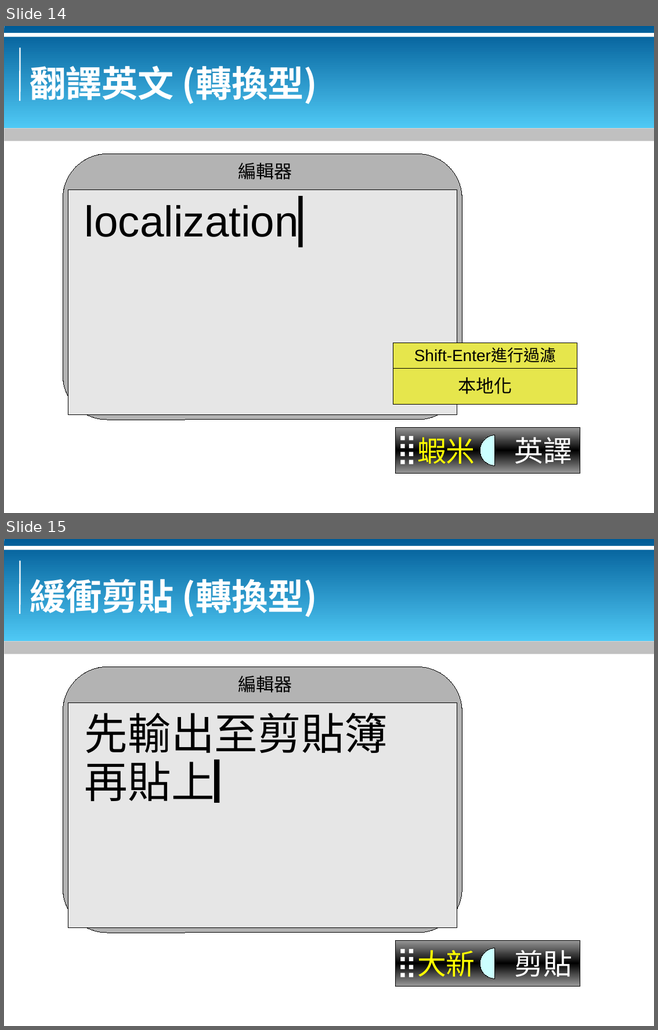
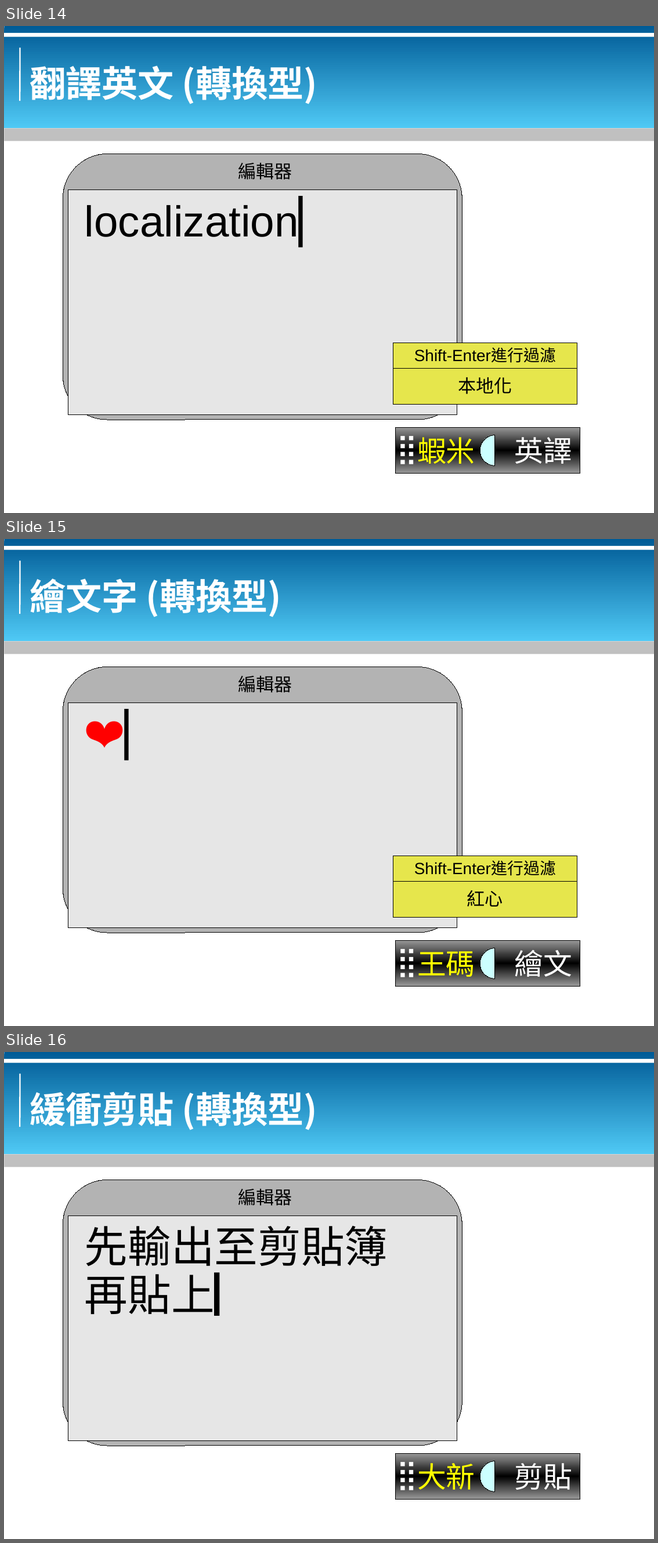
Before and after one commit to bluebat/.presentations, a slide deck: concept-of-output-filters-for-input-method.odp. Shown one above the other, each under a label of ours: slides 14 and 15 before the commit, slides 14, 15 and 16 after it. The pictures are 658x1030 and 658x1543 pixels, drawn with LibreOffice and Linux fonts; fonts in the diff are those of the drawing; background and template pictures are left out. Boxes give left, top, right and bottom in pixels: in the first picture for what was removed or moved away, otherwise in the second. Text is boxed around its words. In the diff, an @@ line names an element or a change of style, - is before the commit and + after.

```diff
--- a/concept-of-output-filters-for-input-method.odp
+++ b/concept-of-output-filters-for-input-method.odp
@@ slide 15 added at (4, 539, 654, 1026), background #FFFFFF; not listed: 5 template elements that a slide beside it also shows @@
@@ title added at (30, 573, 281, 617), 40 pt, text #FFFFFF, bold @@
+繪文字 (轉換型)
@@ rounded rectangle added at (63, 667, 462, 933), fill #B3B3B3, outline #000000 0 pt @@
@@ text added at (238, 676, 292, 693), 20 pt, text #000000 @@
+編輯器
@@ rectangle added at (68, 703, 456, 928), fill #E6E6E6, outline #000000 0 pt @@
@@ text added at (78, 708, 362, 773), 48 pt, text #FF0000 @@
+❤️▏
@@ rectangle added at (393, 856, 576, 881), fill #E6E64C, outline #000000 0 pt, 18 pt, text #000000 @@
+Shift-Enter進行過濾
@@ rectangle added at (393, 882, 576, 918), fill #E6E64C, outline #000000 0 pt, 20 pt, text #000000 @@
+紅心
@@ text added at (390, 943, 420, 983), 32 pt, text #FFFFFF @@
+⣿
@@ rectangle added at (395, 940, 579, 987), fill gradient #999999 to #000000, outline #000000 0 pt @@
@@ text added at (417, 945, 475, 982), 32 pt, text #FFFF00 @@
+王碼
@@ chord (boxed as its full ellipse) added at (480, 948, 510, 979), fill #CCFFFF, outline #000000 0 pt @@
@@ text added at (514, 950, 572, 977), 32 pt, text #FFFFFF @@
+繪文
@@ what was slide 15 is now slide 16 @@
```
Also in this commit, not shown: 3 slides changed, 1 other file.
